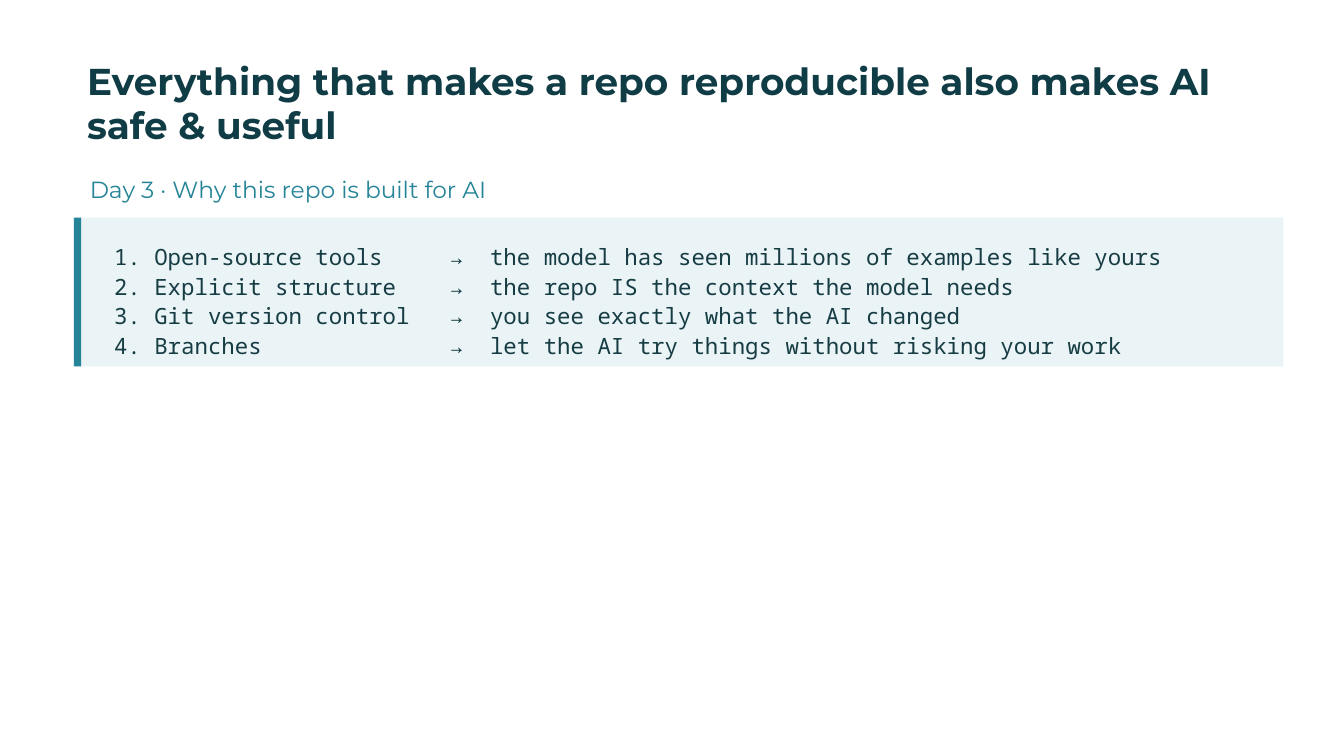
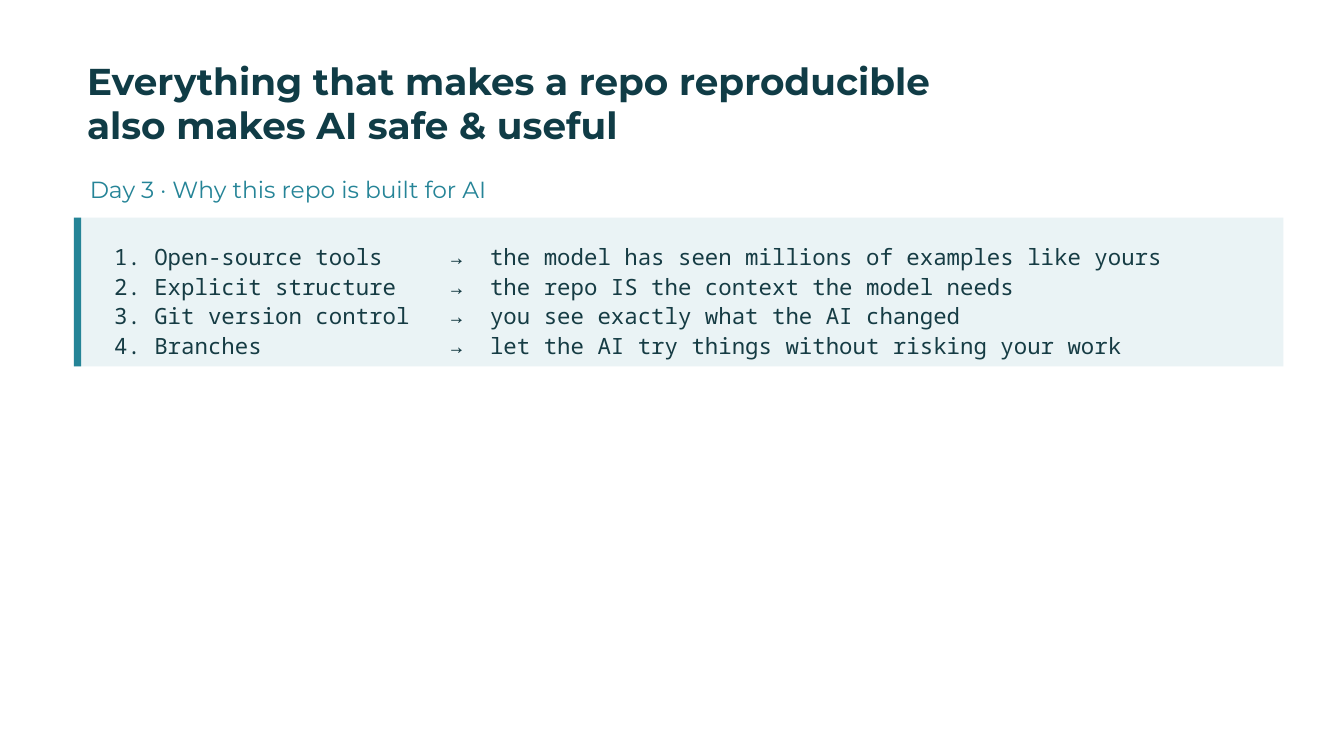
Before and after one commit to TheDataFlowCompany/the-science-repository, a slide deck: slide 11 of workshop/materials/day_3/Day 3 - Slides.pptx (slide 10 before the commit). Drawn at 1344x756 pixels with LibreOffice and Linux fonts; fonts in the diff are those of the drawing; background and template pictures are left out. Boxes give left, top, right and bottom in pixels: in the first picture for what was removed or moved away, otherwise in the second. Text is boxed around its words. In the diff, an @@ line names an element or a change of style, - is before the commit and + after.

```diff
--- a/workshop/materials/day_3/Day 3 - Slides.pptx
+++ b/workshop/materials/day_3/Day 3 - Slides.pptx
@@ text at [87,65,930,140]: text changed @@
-Everything that makes a repo reproducible also makes AI safe & useful
+Everything that makes a repo reproducible
+also makes AI safe & useful
```
Also in this commit, not shown: 5 other slides changed, 1 slide added.
